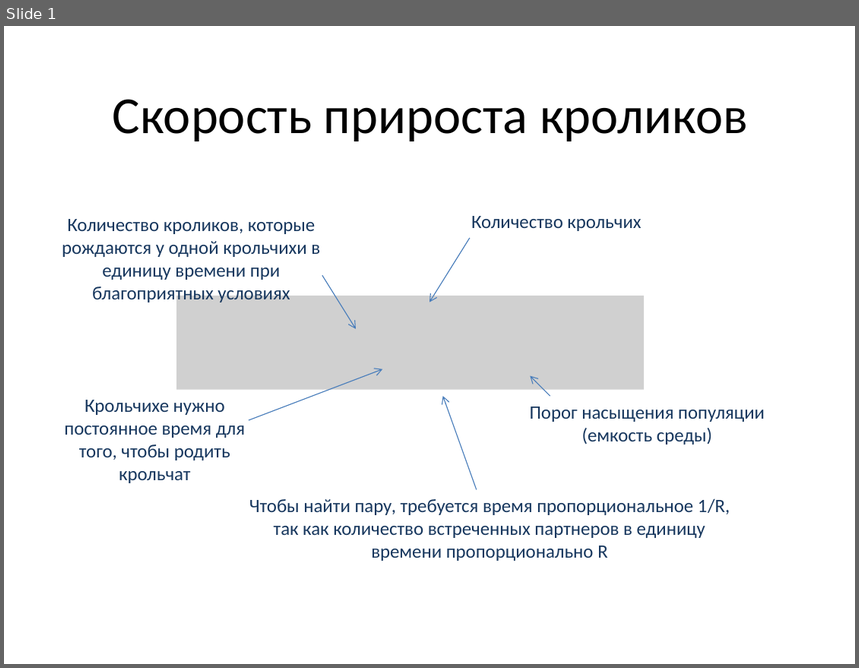
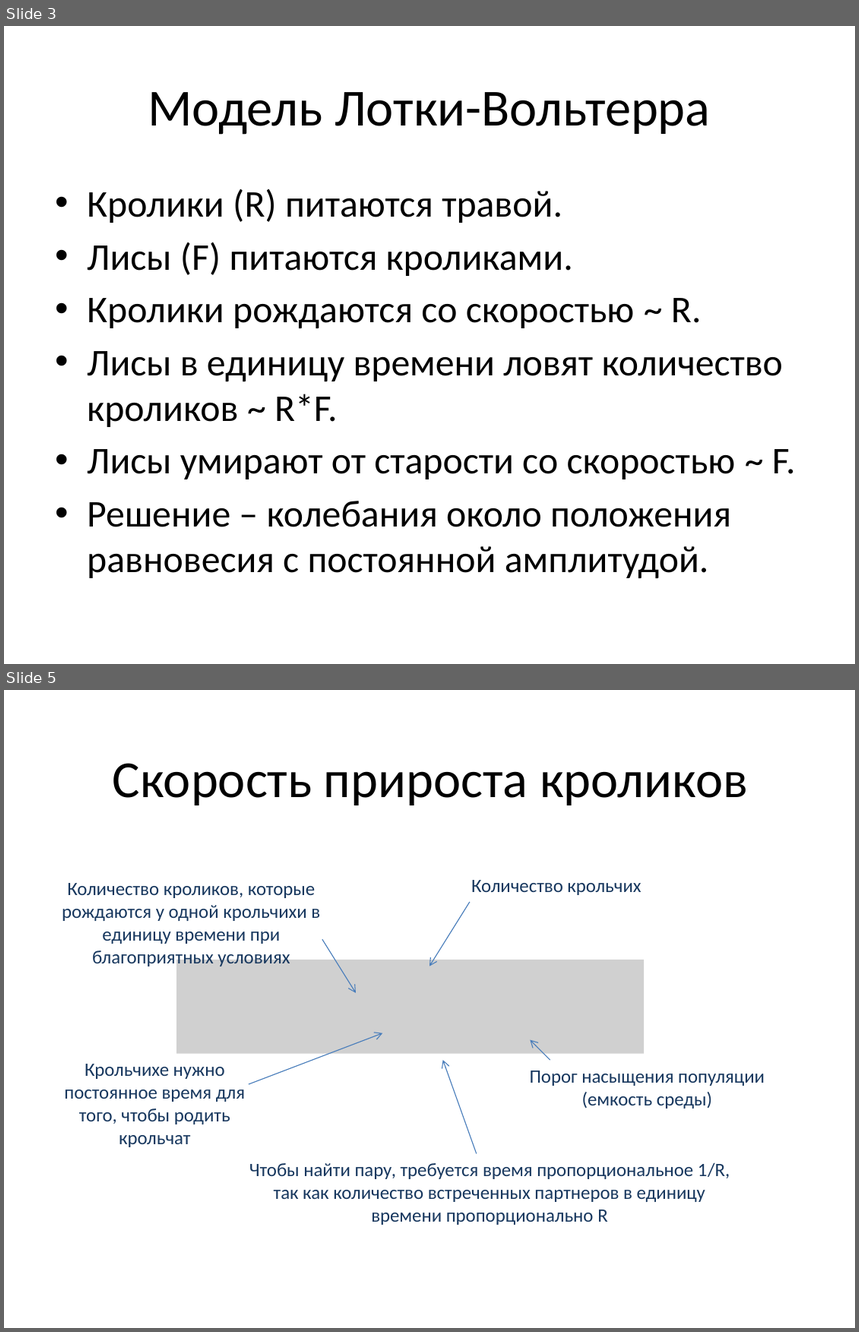
Before and after one commit to olegv142/rabbits, a slide deck: rabbit-foxes.pptx. Shown one above the other, each under a label of ours: slide 1 before the commit, slides 3 and 5 after it; the slides between them are not shown. The pictures are 859x668 and 859x1332 pixels, drawn with LibreOffice and Linux fonts; fonts in the diff are those of the drawing; grey boxes stand for pictures. Boxes give left, top, right and bottom in pixels: in the first picture for what was removed or moved away, otherwise in the second. Text is boxed around its words. In the diff, an @@ line names an element or a change of style, - is before the commit and + after.

```diff
--- a/rabbit-foxes.pptx
+++ b/rabbit-foxes.pptx
@@ slide 3 added at (4, 26, 855, 664), background #FFFFFF @@
@@ title added at (148, 92, 711, 135), 44 pt, text #000000 @@
+Модель Лотки-Вольтерра
@@ text added at (87, 189, 796, 579), 32 pt, text #000000 @@
+• Кролики (R) питаются травой.
+• Лисы (F) питаются кроликами.
+• Кролики рождаются со скоростью ~ R.
+• Лисы в единицу времени ловят количество кроликов ~ R*F.
+• Лисы умирают от старости со скоростью ~ F.
+• Решение – колебания около положения равновесия с постоянной амплитудой.
@@ what was slide 1 is now slide 5 @@
```
Also in this commit, not shown: 2 slides changed, 4 other slides added.
